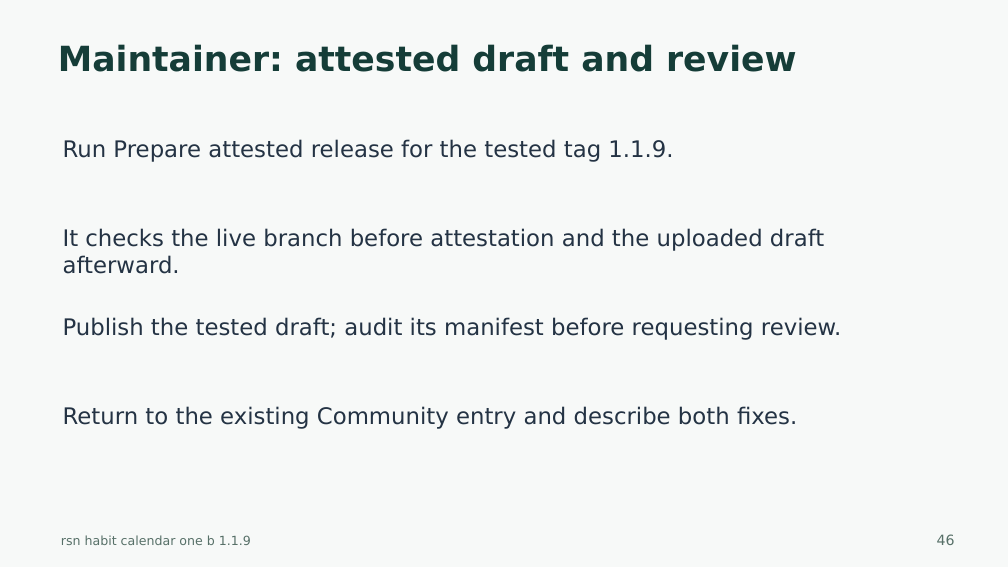
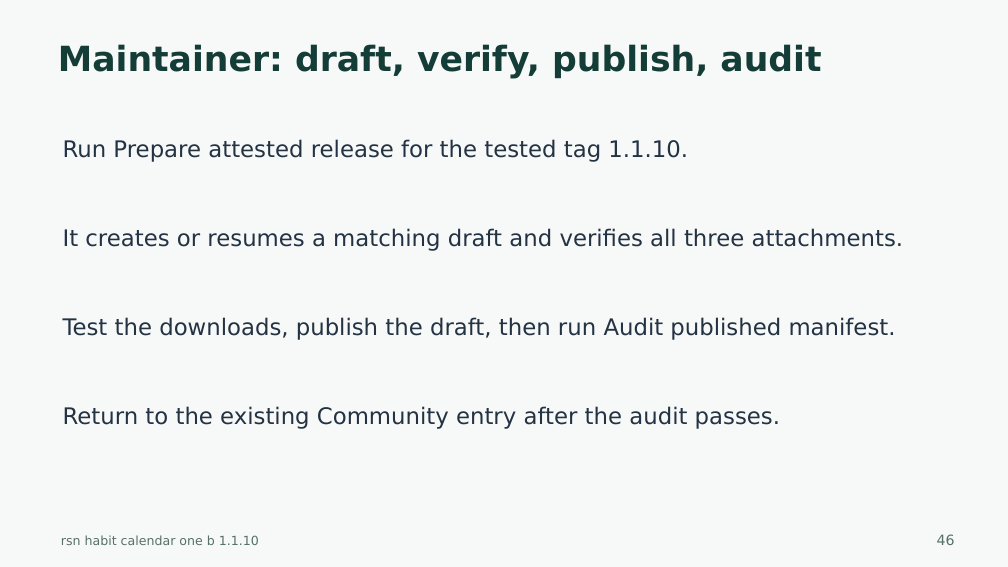
Before and after one commit to harharhari/rsn-habit-tracker-obsidian-plugin, a slide deck: slide 46 of docs/rsn-habit-calendar-one-b-tutorial.pptx. Drawn at 1008x567 pixels with LibreOffice and Linux fonts; fonts in the diff are those of the drawing. Boxes give left, top, right and bottom in pixels: in the first picture for what was removed or moved away, otherwise in the second. Text is boxed around its words. In the diff, an @@ line names an element or a change of style, - is before the commit and + after.

Commit message:
1. Minor modifications including Github 2. Habit Tracker Obsidian Version 1.1.10 3. as on 2026-10-27

```diff
--- a/docs/rsn-habit-calendar-one-b-tutorial.pptx
+++ b/docs/rsn-habit-calendar-one-b-tutorial.pptx
@@ text at <box>58,44,821,78</box>: text changed @@
-Maintainer: attested draft and review
+Maintainer: draft, verify, publish, audit
@@ text at <box>63,139,688,162</box>: text changed @@
-Run Prepare attested release for the tested tag 1.1.9.
+Run Prepare attested release for the tested tag 1.1.10.
@@ text at <box>63,228,903,251</box>: text changed @@
-It checks the live branch before attestation and the uploaded draft afterward.
+It creates or resumes a matching draft and verifies all three attachments.
@@ text at <box>63,317,896,340</box>: text changed @@
-Publish the tested draft; audit its manifest before requesting review.
+Test the downloads, publish the draft, then run Audit published manifest.
@@ text at <box>63,406,780,429</box>: text changed @@
-Return to the existing Community entry and describe both fixes.
+Return to the existing Community entry after the audit passes.
@@ text at <box>61,535,259,545</box>: text changed @@
-rsn habit calendar one b 1.1.9
+rsn habit calendar one b 1.1.10
```
Also in this commit, not shown: 44 other slides changed, 34 other files.
